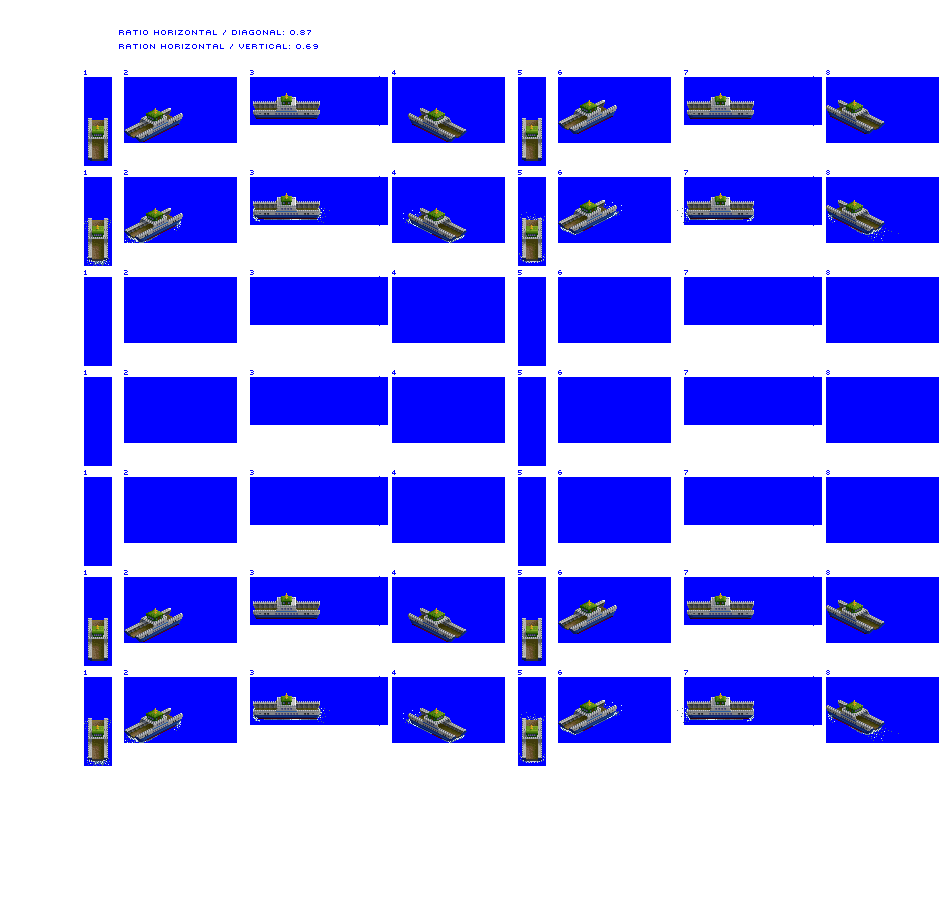
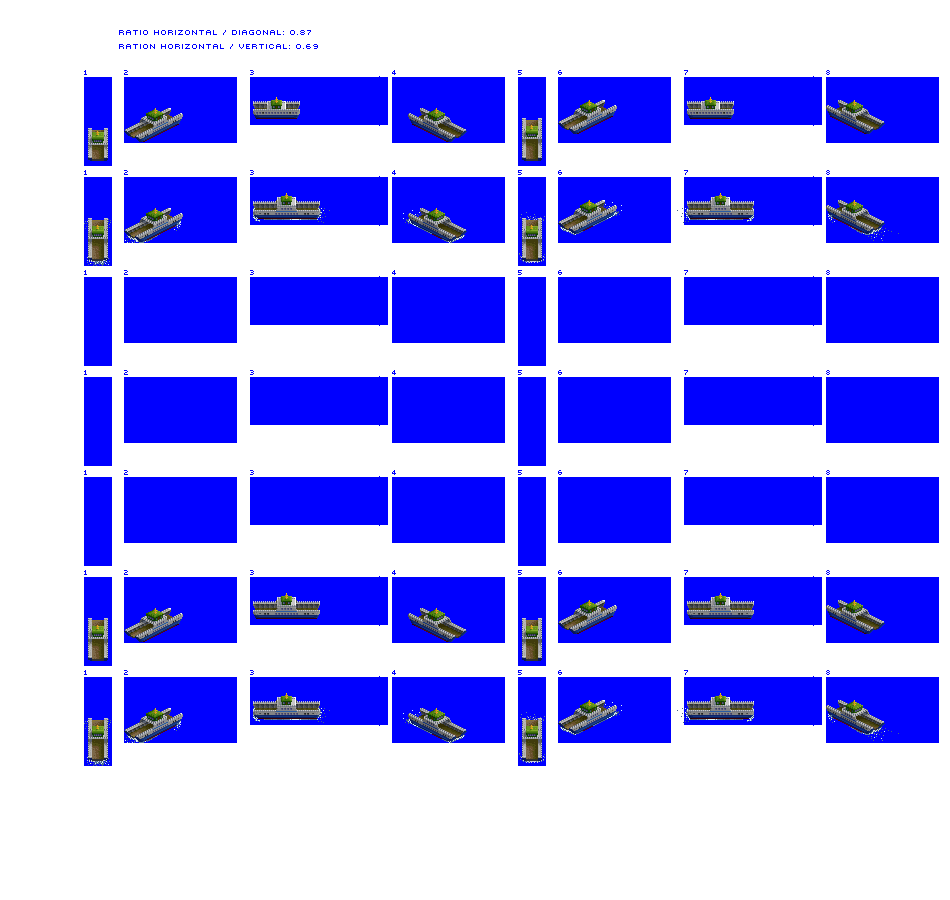
Comparing the layer stacks of the two 950×900 images. Changes:
painted on "Vehicle Ferry Unloaded" over [88,93,754,155]
